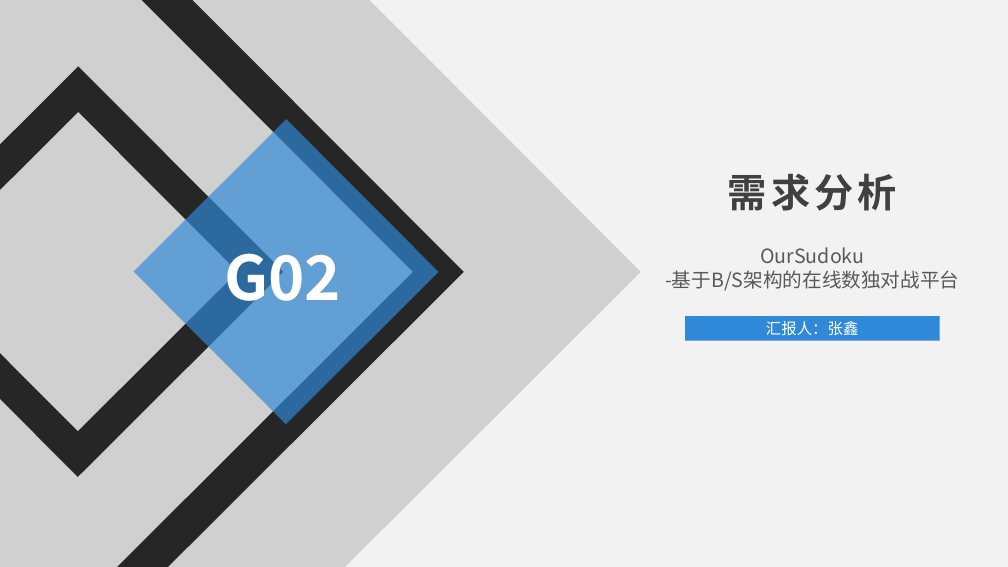
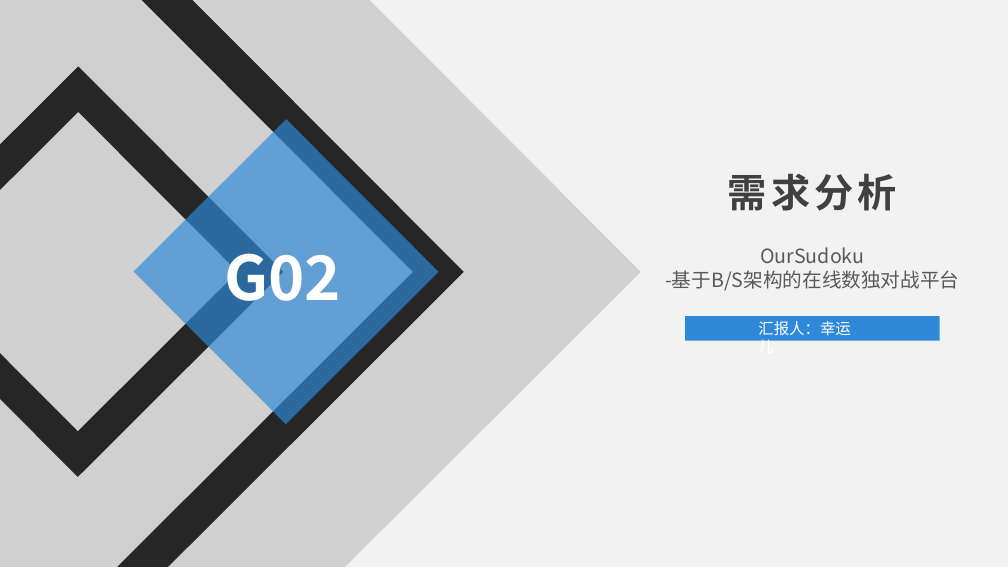
Before and after one commit to SE2020-G02/OurSudoku, a slide deck: slide 1 of SE2020-G02-需求规格说明/SRS v0.0.4.pptx. Drawn at 1008x567 pixels with LibreOffice and Linux fonts; fonts in the diff are those of the drawing; grey boxes stand for pictures; background and template pictures are left out. Boxes give left, top, right and bottom in pixels: in the first picture for what was removed or moved away, otherwise in the second. Text is boxed around its words. In the diff, an @@ line names an element or a change of style, - is before the commit and + after.

```diff
--- a/SE2020-G02-需求规格说明/SRS v0.0.4.pptx
+++ b/SE2020-G02-需求规格说明/SRS v0.0.4.pptx
@@ text at (758,321,851,341): text changed @@
-汇报人：张鑫
+汇报人：幸运儿
```
Also in this commit, not shown: 3 other slides changed, 6 other files.
